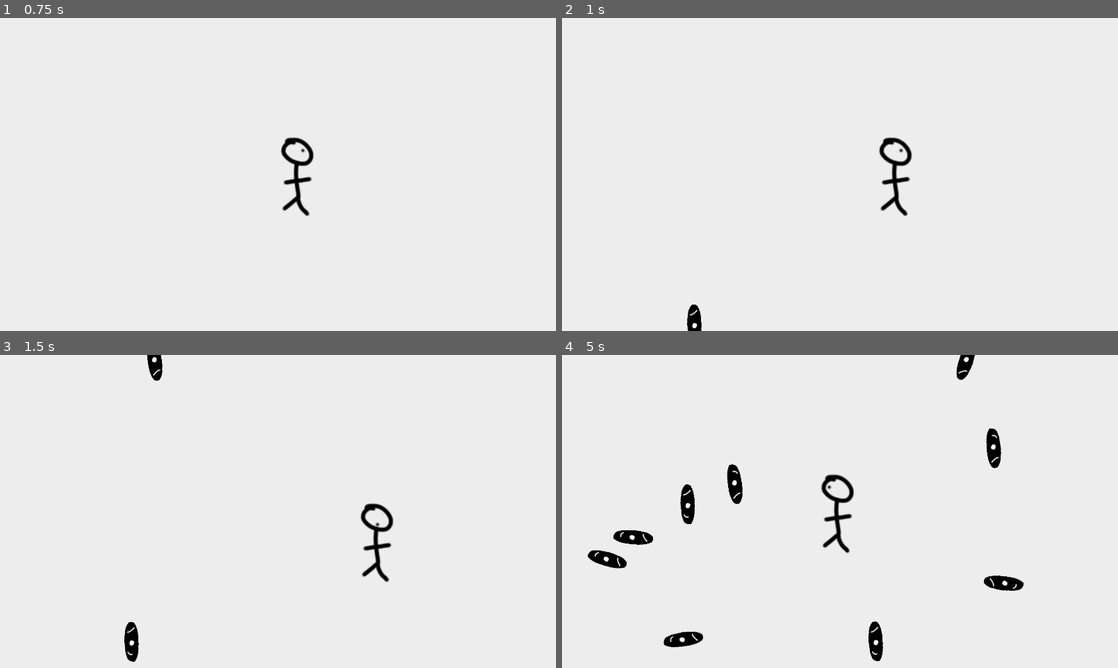
Above: before the commit, frames 1-4 (two rows, left to right).
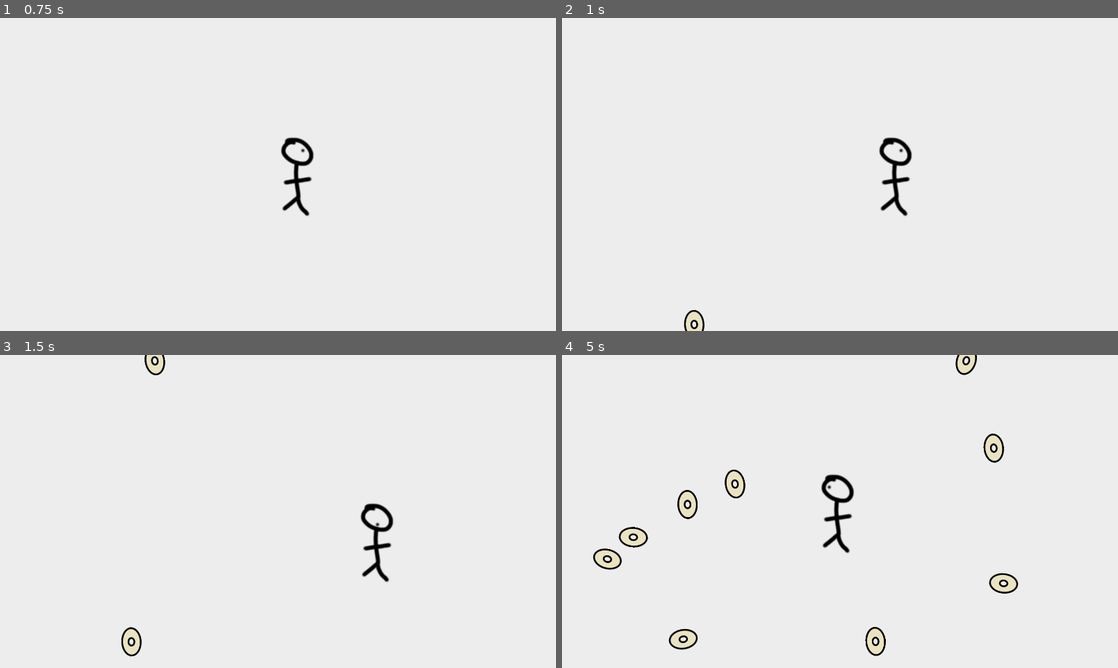
Above: after the commit, the same moments.

Repository: nottnottloop/dodge-those-flying-cds
Game: Godot game, scene res://src/objects/Main.tscn
Two runs of this game, one before a commit and one after it. Both use one fixed random seed, a clock stepped at 60 frames per second and the inputs below.
Inputs:
- Up to frame 1 (0.75 s): tap Enter at 0.5 s; hold Right (move_right) from 0.53 s (still down)
- Up to frame 2 (1 s): keep holding Right (move_right)
- Up to frame 3 (1.5 s): release Right (move_right) at 1.28 s; hold Down (move_down) from 1.28 s (still down)
- Up to frame 4 (5 s): release Down (move_down) at 2.03 s; hold Right (move_right) 2.03-2.78 s; hold Up (move_up) 2.78-3.53 s; hold Left (move_left) from 3.53 s (still down)

Frame 1 is identical in both runs. In frame 2, 0.2% of the frame differs, in the area x 21-26%, y 91-100%; in frame 3, 0.5%; in frame 4, 2.6%, in the area x 4-84%, y 0-98%.

Commit message:
Create new DVD asset.

Diff:
--- /dev/null
+++ b/assets/sprites/fancy_dvd_sprite_frames.tres
@@ -0,0 +1,14 @@
+[gd_resource type="SpriteFrames" load_steps=2 format=3 uid="uid://ciuuohtpabnje"]
+
+[ext_resource type="Texture2D" uid="uid://cqexoxvgyhjko" path="res://assets/sprites/fancy_art/DVD.png" id="1_e3h8l"]
+
+[resource]
+animations = [{
+"frames": [{
+"duration": 1.0,
+"texture": ExtResource("1_e3h8l")
+}],
+"loop": true,
+"name": &"default",
+"speed": 5.0
+}]
--- a/project.godot
+++ b/project.godot
@@ -20,6 +20,10 @@
 window/size/viewport_width=1920
 window/size/viewport_height=1080
 window/stretch/mode="viewport"
+
+[dotnet]
+
+project/assembly_name="Dodge Those Flying DvDs"
 
 [input]
 
--- a/src/objects/DVD.tscn
+++ b/src/objects/DVD.tscn
@@ -1,7 +1,7 @@
 [gd_scene load_steps=4 format=3 uid="uid://djpcfp5nwfa3m"]
 
 [ext_resource type="Script" path="res://src/scripts/DVD.gd" id="1_j30vu"]
-[ext_resource type="SpriteFrames" uid="uid://wppxn0l13tqu" path="res://assets/sprites/dvd_sprite_frames.tres" id="1_u0n7j"]
+[ext_resource type="SpriteFrames" uid="uid://ciuuohtpabnje" path="res://assets/sprites/fancy_dvd_sprite_frames.tres" id="2_r456q"]
 
 [sub_resource type="CapsuleShape2D" id="CapsuleShape2D_tol3f"]
 radius = 24.0
@@ -12,8 +12,7 @@
 script = ExtResource("1_j30vu")
 
 [node name="AnimatedSprite2D" type="AnimatedSprite2D" parent="."]
-sprite_frames = ExtResource("1_u0n7j")
-animation = &"Neutral"
+sprite_frames = ExtResource("2_r456q")
 
 [node name="CollisionShape2D" type="CollisionShape2D" parent="."]
 rotation = 1.5708
Binary file added: assets/sprites/fancy_art/DVD.png
Not shown, added: assets/sprites/fancy_art/DVD.png.import
